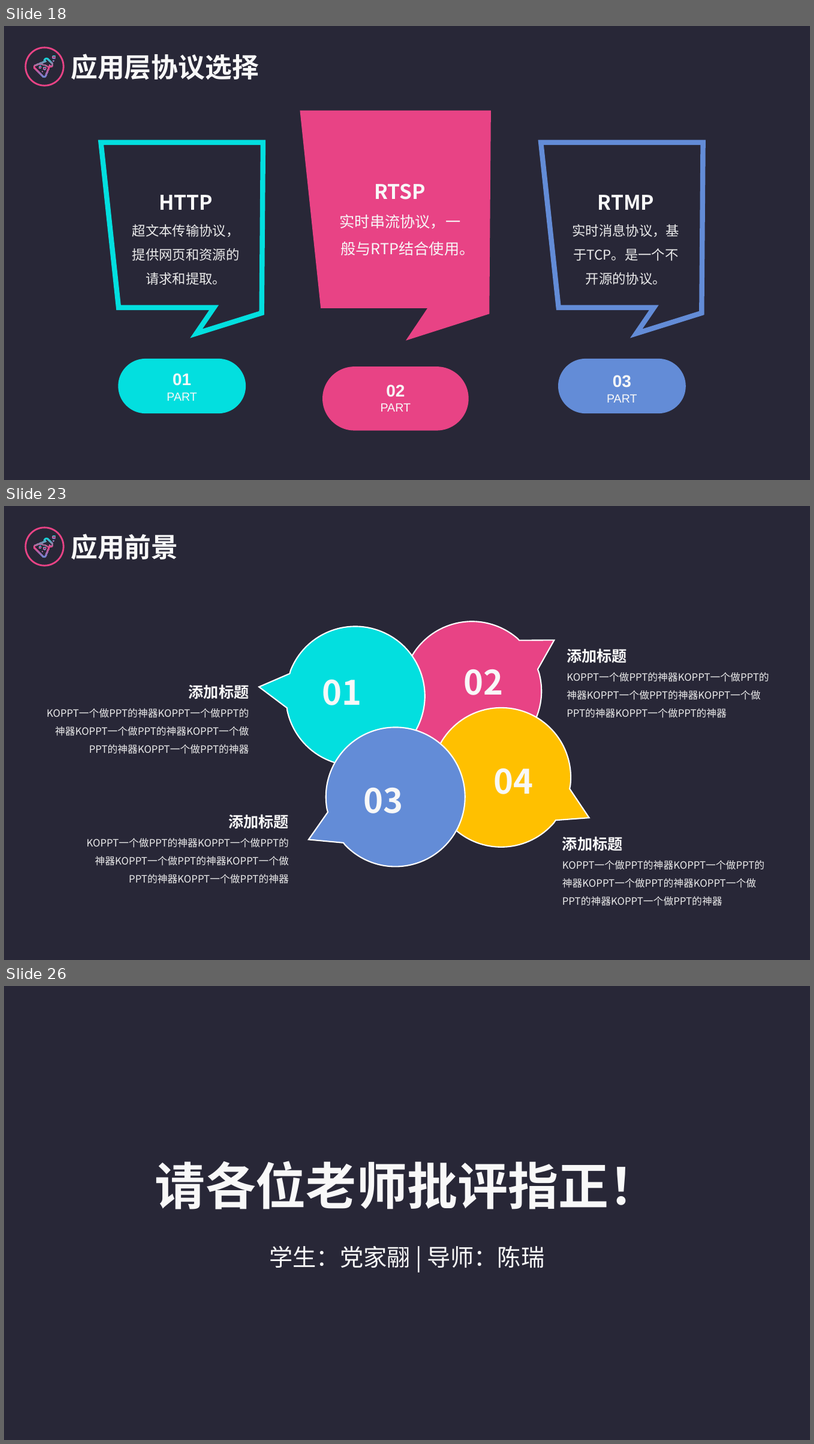
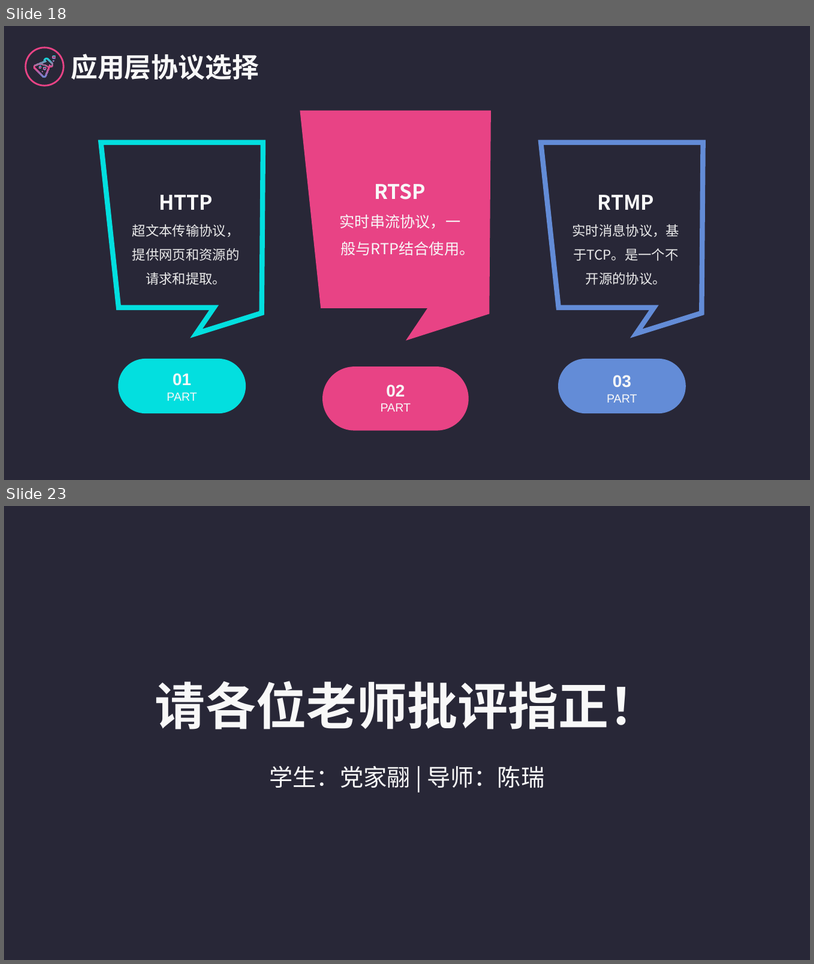
Before and after one commit to logic-basic/Graduation_Project, a slide deck: 答辩演示-党家翮.pptx. Shown one above the other, each under a label of ours: slides 18, 23 and 26 before the commit, slides 18 and 23 after it; the slides between them are not shown. The pictures are 814x1444 and 814x964 pixels, drawn with LibreOffice and Linux fonts; fonts in the diff are those of the drawing. Boxes give left, top, right and bottom in pixels: in the first picture for what was removed or moved away, otherwise in the second. Text is boxed around its words. In the diff, an @@ line names an element or a change of style, - is before the commit and + after.

Commit message:
[feature] 完成ppt的内容

```diff
--- a/答辩演示-党家翮.pptx
+++ b/答辩演示-党家翮.pptx
@@ slide 23 removed at [4, 506, 810, 960], background #FFFFFF; not listed: 8 template elements that a slide beside it also shows @@
@@ text removed at [71, 534, 178, 559] @@
-应用前景
@@ group removed at [189, 582, 627, 900]: 8 texts, 4 freeform shapes @@
-添加标题
-KOPPT一个做PPT的神器KOPPT一个做PPT的神器KOPPT一个做PPT的神器KOPPT一个做PPT的神器KOPPT一个做PPT的神器
-添加标题
-KOPPT一个做PPT的神器KOPPT一个做PPT的神器KOPPT一个做PPT的神器KOPPT一个做PPT的神器KOPPT一个做PPT的神器
-添加标题
-KOPPT一个做PPT的神器KOPPT一个做PPT的神器KOPPT一个做PPT的神器KOPPT一个做PPT的神器KOPPT一个做PPT的神器
-添加标题
-KOPPT一个做PPT的神器KOPPT一个做PPT的神器KOPPT一个做PPT的神器KOPPT一个做PPT的神器KOPPT一个做PPT的神器
-01
-02
-03
-04
@@ what was slide 26 is now slide 23 @@
```
Also in this commit, not shown: 2 slides changed, 2 slides added, 4 other slides removed.
